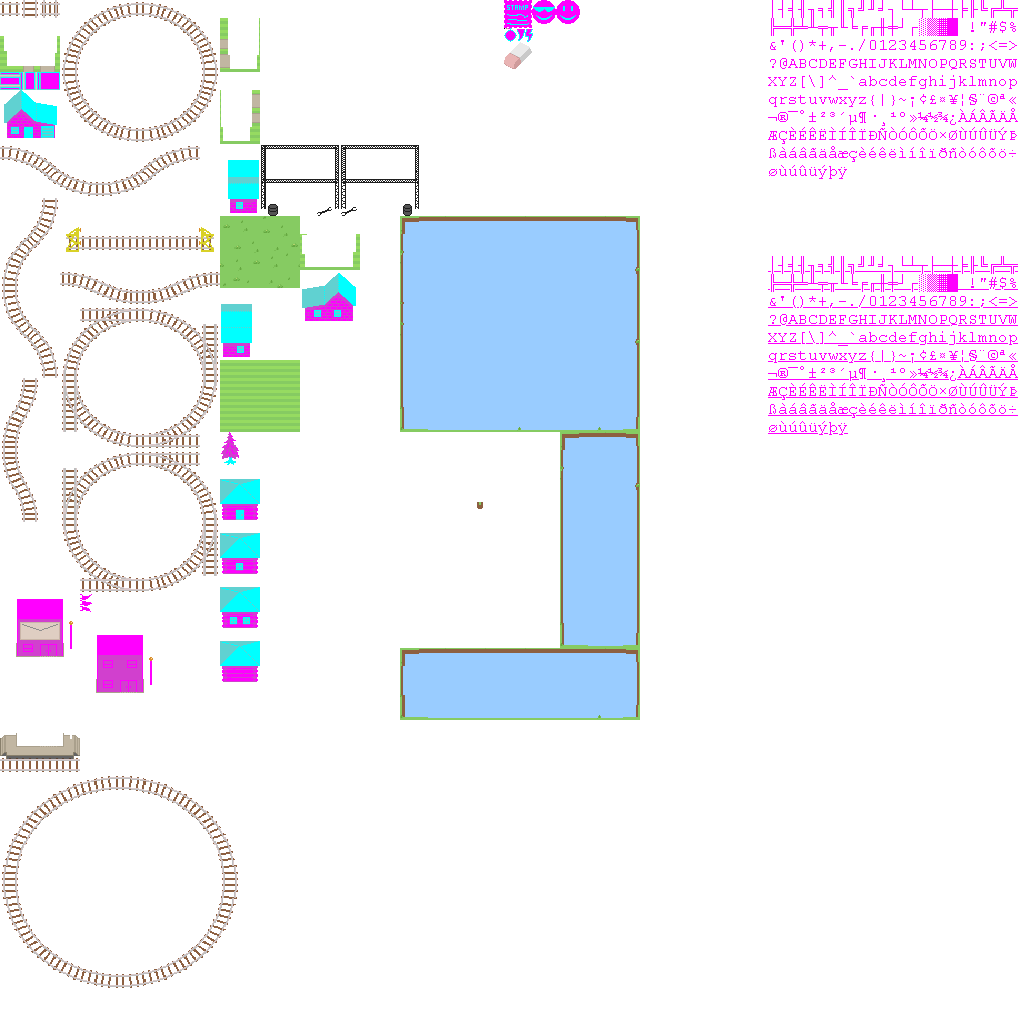
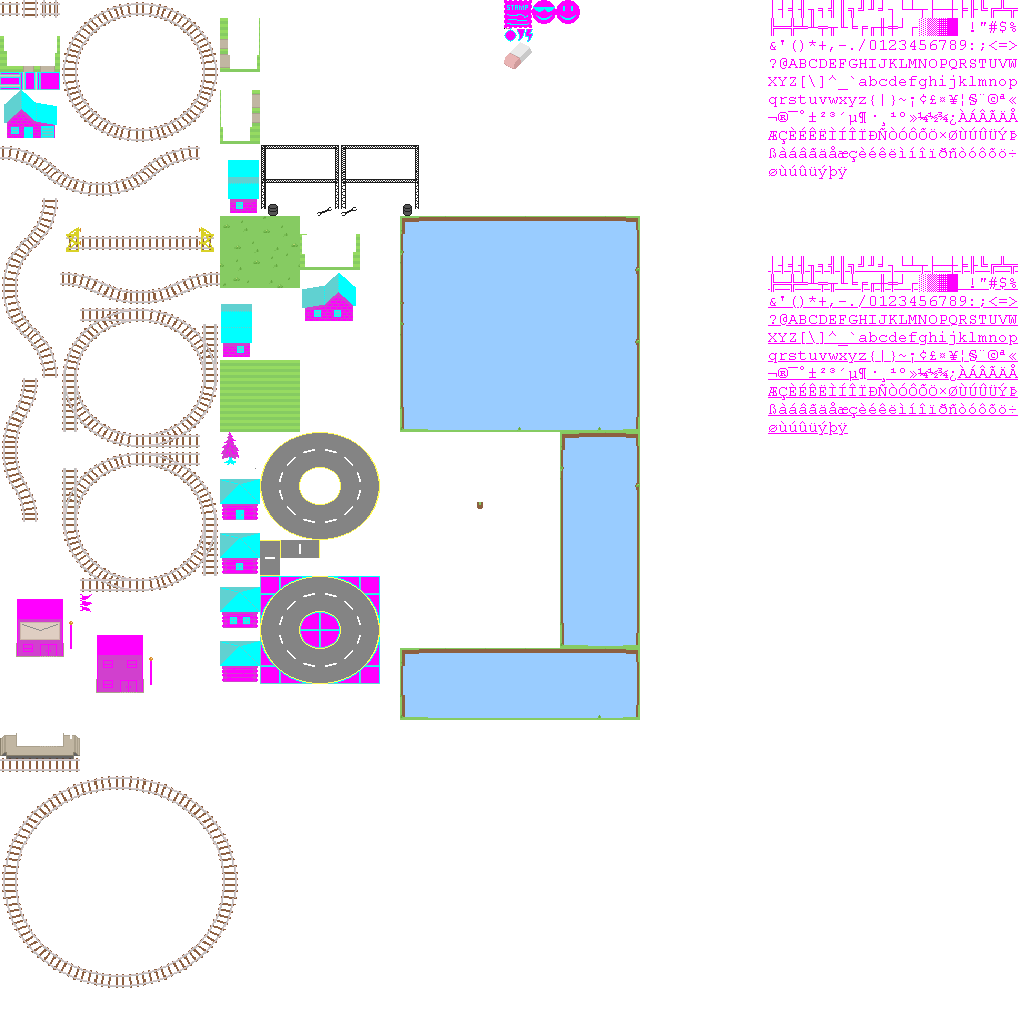
Layers edited between the first and the second 1024 x 1024 image:
painted on "base.png copy" over [255, 432, 380, 684]
